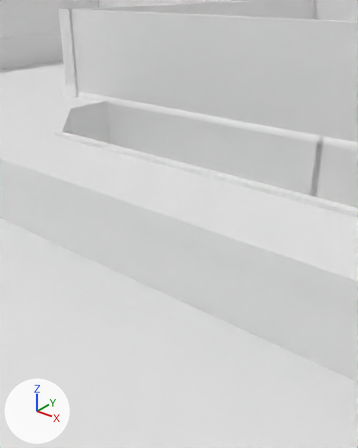
Renders of the Blender file WGJ101 After the Storm/Assets/Models/Pub.blend from each side of a commit.
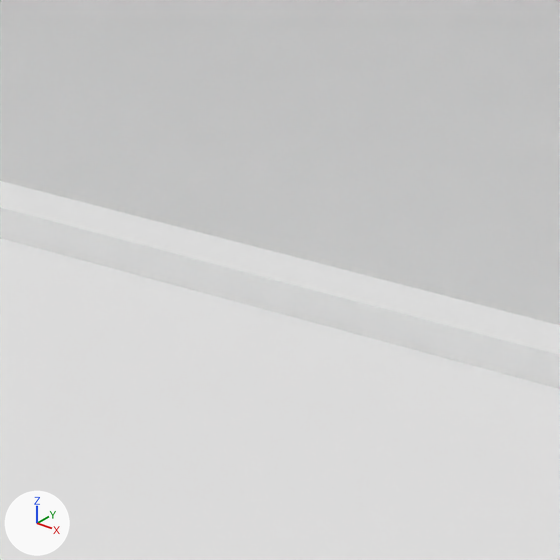
The first picture shows the older version from a 50 mm camera at (5.07, -2.61, 5.83) aimed at (-0.37, 4.19, 1.62). The close-ups show both versions on the part from 51% to 72% of the width and 31% to 48% of the height of that picture. The axes (+X, +Y, +Z) are drawn at lower left. The lights are the same throughout.

The older version as bpy lines, for what is in view:
```python
me_cube_042 = bpy.data.meshes.new('Cube.042')
me_cube_042.from_pydata(...)  # 24 vertices, 22 faces; spans x -1.0..1.0, y -1.0..1.0, z -1.0..1.2
me_cube_063 = bpy.data.meshes.new('Cube.063')
me_cube_063.from_pydata(...)  # 48 vertices, 42 faces; spans x -20.3..0.0, y -1.3..5.0, z -1.0..1.1
ob_bar = bpy.data.objects.new('Bar', me_cube_063)
ob_bar.location = (10.0, 5.0, 1.0)
ob_wall_trim_013 = bpy.data.objects.new('Wall Trim.013', me_cube_042)
ob_wall_trim_013.location = (-5.0, 10.0, 1.0)
ob_wall_trim_013.scale = (5.1, 0.3, 1.0)
```
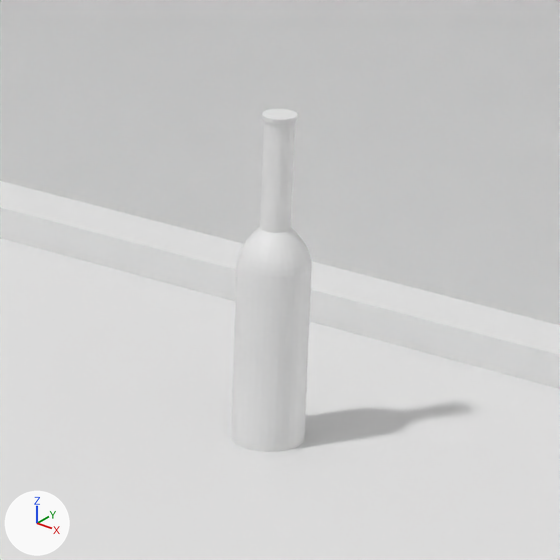
What differs and where, as boxes (x1, y1, x2, y2) in the close-ups (560 x 560 px):
```json
{"object": "Cylinder", "change": "added", "after": [231, 109, 312, 452]}
```

Edits to the scene script, one JSON object a line:
```json
{"op": "add", "block": "me_cylinder", "code": ["me_cylinder = bpy.data.meshes.new('Cylinder')", "me_cylinder.from_pydata(...)  # 384 vertices, 354 faces; spans x -1.0..1.0, y -1.0..1.0, z -1.0..8.12"]}
{"op": "add", "block": "ob_cylinder", "code": ["ob_cylinder = bpy.data.objects.new('Cylinder', me_cylinder)", "ob_cylinder.location = (0.0, 5.0, 2.1)", "ob_cylinder.scale = (0.1, 0.1, 0.1)"]}
```
